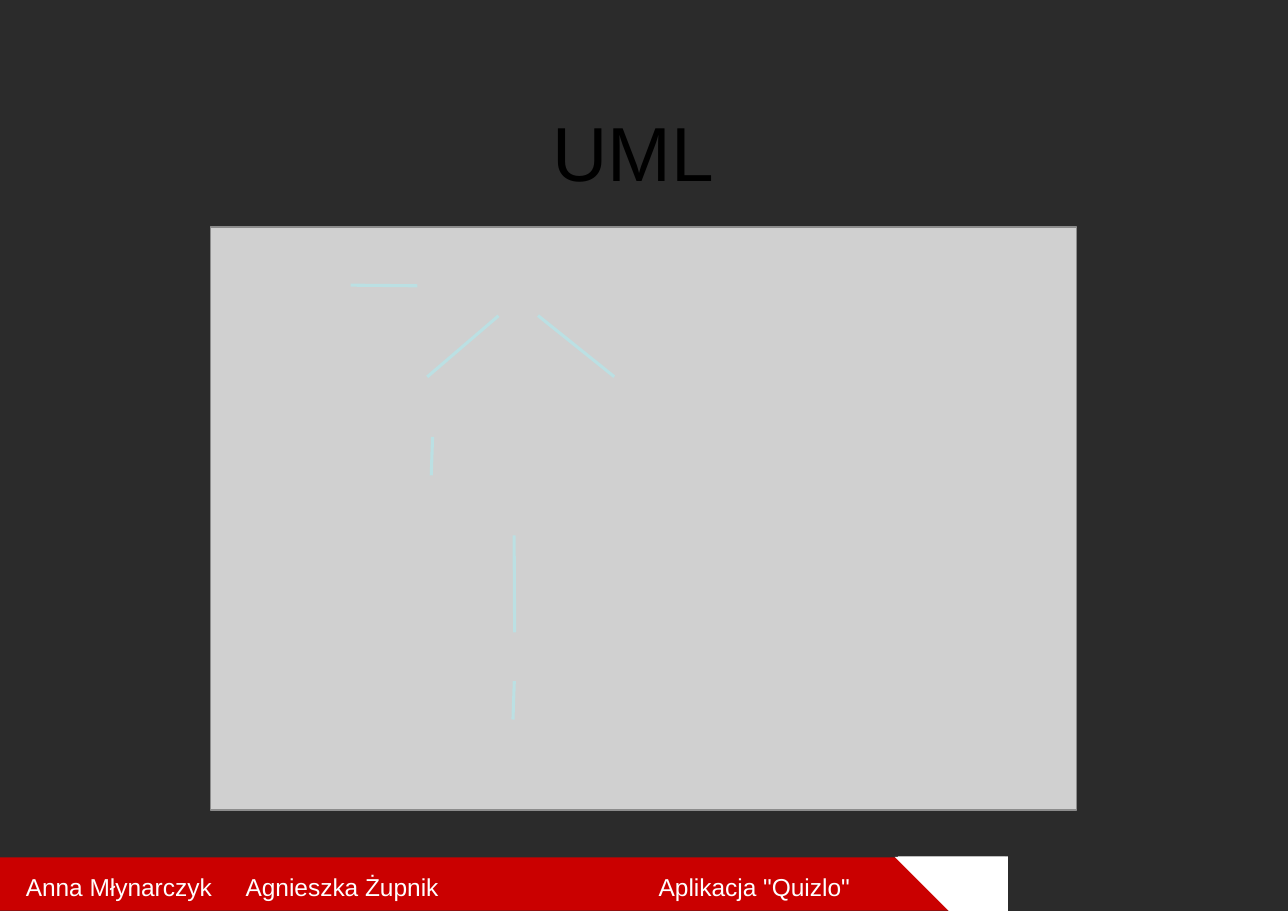
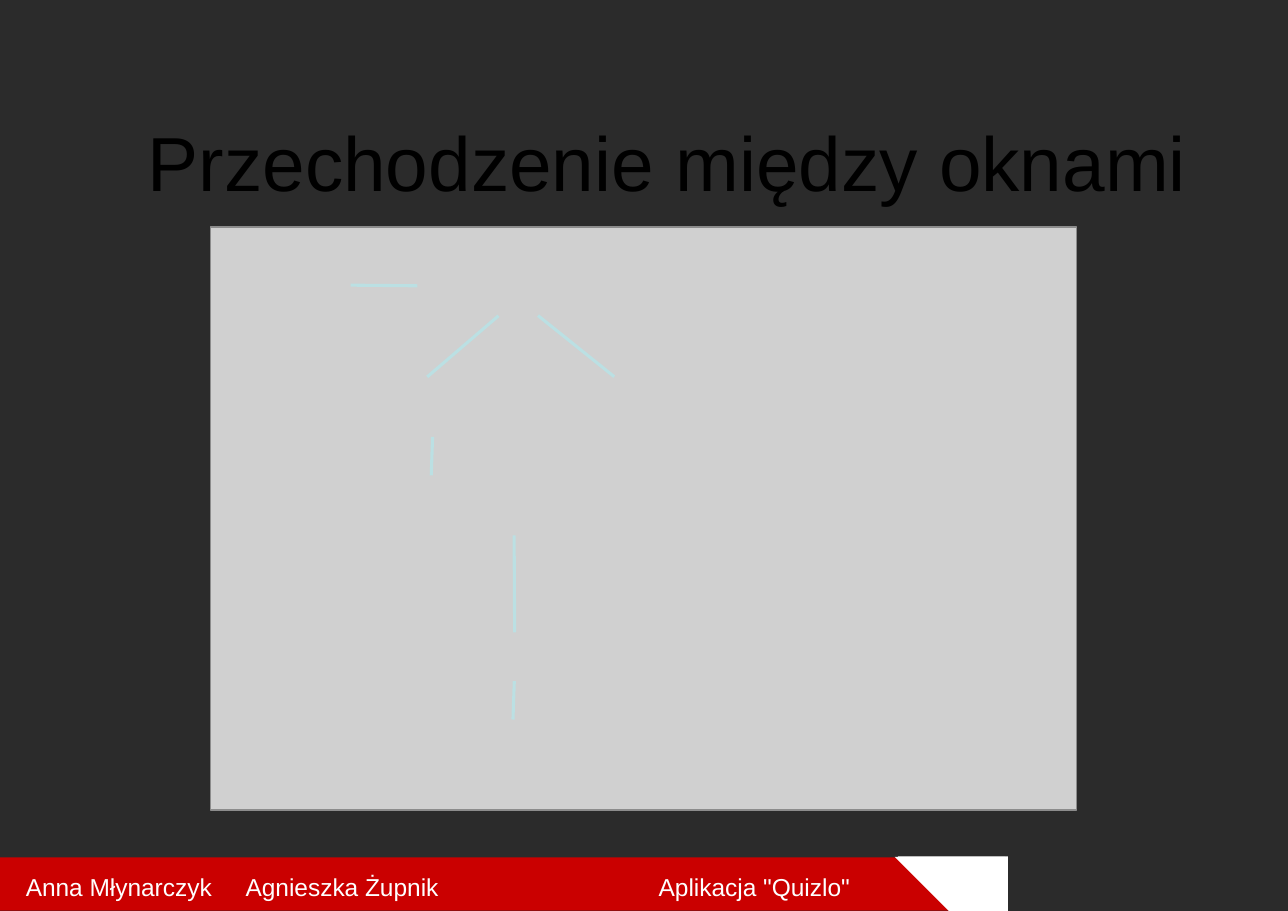
Before and after one commit to agnieszkowe/ProjektQuizlo, a slide deck: slide 14 of Quizlo.pptx (slide 13 before the commit). Drawn at 1288x911 pixels with LibreOffice and Linux fonts; fonts in the diff are those of the drawing; grey boxes stand for pictures; background and template pictures are left out; a plain dark background stands for a picture behind light text. Boxes give left, top, right and bottom in pixels: in the first picture for what was removed or moved away, otherwise in the second. Text is boxed around its words. In the diff, an @@ line names an element or a change of style, - is before the commit and + after.

```diff
--- a/Quizlo.pptx
+++ b/Quizlo.pptx
@@ title at bbox=[148, 136, 1186, 205]: text changed @@
-UML
+Przechodzenie między oknami
```
Also in this commit, not shown: 4 other slides changed, 8 slides added.
